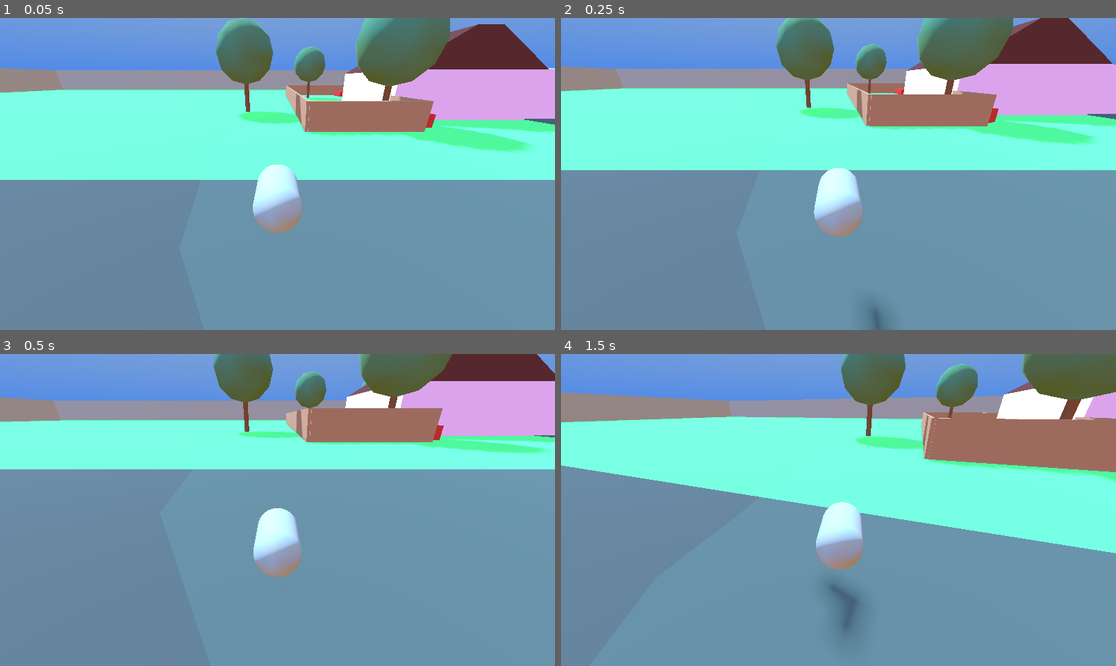
Above: before the commit, frames 1-4 (two rows, left to right).
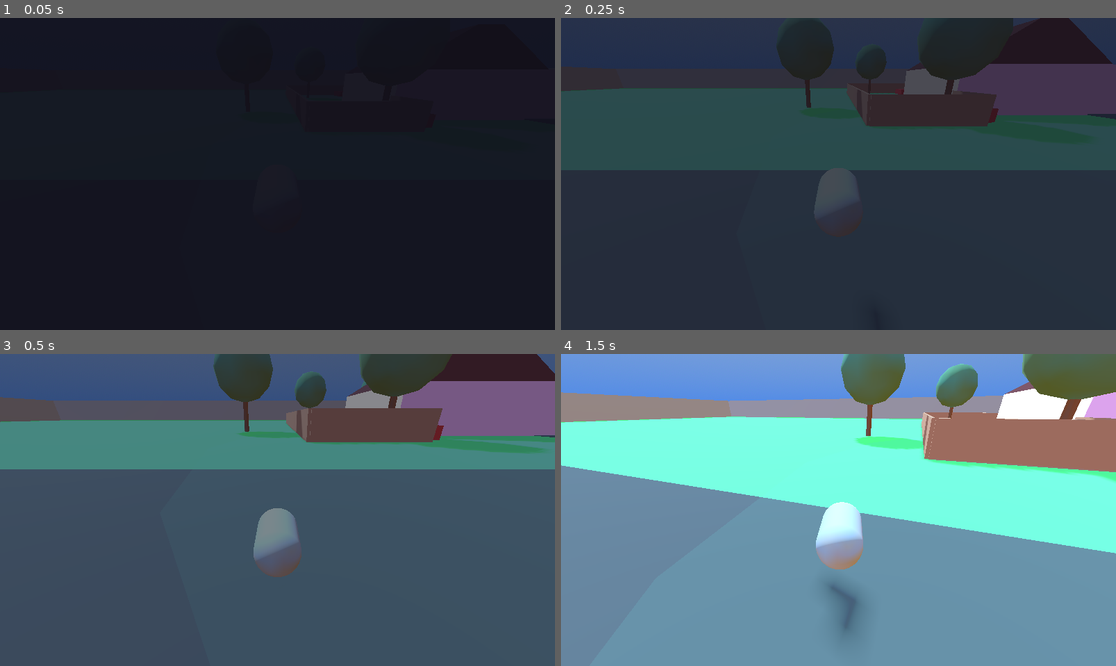
Above: after the commit, the same moments.

Repository: b0guslaw/LD58
Game: Godot game, scene res://neighborhood.tscn
Two runs of this game, one before a commit and one after it. Both use one fixed random seed, a clock stepped at 60 frames per second and the inputs below.
Inputs (mouse positions are in pixels of both pictures, inside the frame that each line leads up to):
- Up to frame 1 (0.05 s): no input
- Up to frame 2 (0.25 s): no input
- Up to frame 3 (0.5 s): no input
- Up to frame 4 (1.5 s): move the mouse to (866, 510) at 0.52 s; hold F (interact) 0.53-1.28 s; hold W (move_forward) from 0.53 s (still down); tap Space (jump) at 0.77 s; move the mouse to (810, 510) at 1.27 s; tap F (interact) at 1.35 s

The runs differ from the first frame. In frame 1, 100% of the frame differs, in the area x 0-100%, y 0-100%; in frame 2, 100%; in frame 3, 100%; in frame 4, nothing differs.

Commit message:
adds death ragdoll, screen fade in/out

Diff:
--- /dev/null
+++ b/neighborhood.gd
@@ -0,0 +1,20 @@
+extends Node3D
+
+@export var reset_wait_time = 2.0
+
+@onready var player = $Player
+
+func _ready():
+	ScreenFade.instant_fill()
+	await get_tree().process_frame
+	ScreenFade.fade_in()
+
+	if player:
+		player.player_died.connect(_on_player_died)
+
+func _on_player_died():
+	var tree = get_tree()
+	await tree.create_timer(reset_wait_time).timeout
+	ScreenFade.fade_out()
+	await ScreenFade.fade_out_complete
+	tree.reload_current_scene()
--- a/neighborhood.tscn
+++ b/neighborhood.tscn
@@ -1,5 +1,6 @@
-[gd_scene load_steps=18 format=3 uid="uid://bdtajsldlggkr"]
-
+[gd_scene load_steps=19 format=3 uid="uid://bdtajsldlggkr"]
+
+[ext_resource type="Script" uid="uid://7ybtcxbjcnd8" path="res://neighborhood.gd" id="1_x5m6a"]
 [ext_resource type="PackedScene" uid="uid://ckudr8chj1kgo" path="res://player.tscn" id="1_xi4q1"]
 [ext_resource type="PackedScene" uid="uid://ltfpc6cnc0d" path="res://doggo.tscn" id="2_ra0do"]
 [ext_resource type="PackedScene" uid="uid://rnw6vjamikjk" path="res://interactable.tscn" id="3_bhmmv"]
@@ -56,6 +57,7 @@
 fog_light_color = Color(0.14214167, 0.2764351, 0.38243112, 1)
 
 [node name="Neighborhood" type="Node3D"]
+script = ExtResource("1_x5m6a")
 
 [node name="CSGCombiner3D" type="CSGCombiner3D" parent="."]
 use_collision = true
--- a/player.gd
+++ b/player.gd
@@ -22,6 +22,8 @@
 
 var is_alive = true
 var trash_counter: int = 0;
+
+signal player_died
 
 func _ready() -> void:
 	Input.mouse_mode = Input.MOUSE_MODE_CAPTURED
@@ -87,19 +89,13 @@
 	move_and_slide()
 
 func take_damage(attacker_pos: Vector3, knockback_power: float):
-	#if not is_alive:
-		#return
+	if is_alive:
+		print("player caught by doggo")
+		player_died.emit()
+
 	is_alive = false
-	print("player caught by doggo")
-
 	var knockback_dir = (global_position - attacker_pos).normalized()
 	velocity = knockback_dir * knockback_power
-
-	await get_tree().create_timer(2).timeout
-	reset_game()
-
-func reset_game():
-	get_tree().reload_current_scene()
 
 func start_interaction(interactable: Node3D) -> void:
 	current_interaction = interactable
--- a/project.godot
+++ b/project.godot
@@ -14,6 +14,10 @@
 run/main_scene="uid://bdtajsldlggkr"
 config/features=PackedStringArray("4.5", "Forward Plus")
 config/icon="res://icon.svg"
+
+[autoload]
+
+ScreenFade="*res://screen_fade.tscn"
 
 [editor]
 
--- /dev/null
+++ b/screen_fade.gd
@@ -0,0 +1,32 @@
+extends CanvasLayer
+
+@export var screen_color: Color
+@export var f_out_duration = 1.0
+@export var f_in_duration = 1.0
+
+@onready var fade_rect: ColorRect = $FadeRect
+
+signal fade_out_complete
+signal fade_in_complete
+
+func _ready():
+	fade_rect.color = screen_color
+	fade_rect.color.a = 0
+	fade_rect.mouse_filter = Control.MOUSE_FILTER_IGNORE
+
+func instant_fill():
+	fade_rect.color.a = 100
+
+func fade_out():
+	var tween = create_tween()
+	fade_rect.color.a = 0
+	tween.tween_property(fade_rect, "color:a", 1.0, f_out_duration)
+	await tween.finished
+	fade_out_complete.emit()
+
+func fade_in():
+	var tween = create_tween()
+	fade_rect.color.a = 1.0
+	tween.tween_property(fade_rect, "color:a", 0.0, f_in_duration)
+	await tween.finished
+	fade_in_complete.emit()
--- /dev/null
+++ b/screen_fade.tscn
@@ -0,0 +1,16 @@
+[gd_scene load_steps=2 format=3 uid="uid://dpnc4d7rbya8a"]
+
+[ext_resource type="Script" uid="uid://cjkfely0rv8b6" path="res://screen_fade.gd" id="1_7nx86"]
+
+[node name="ScreenFade" type="CanvasLayer"]
+script = ExtResource("1_7nx86")
+screen_color = Color(0.060583342, 0.057, 0.1, 1)
+
+[node name="FadeRect" type="ColorRect" parent="."]
+anchors_preset = 15
+anchor_right = 1.0
+anchor_bottom = 1.0
+grow_horizontal = 2
+grow_vertical = 2
+mouse_filter = 2
+color = Color(0.053200003, 0.042000003, 0.07, 0)
Not shown, added: neighborhood.gd.uid
Not shown, added: screen_fade.gd.uid
